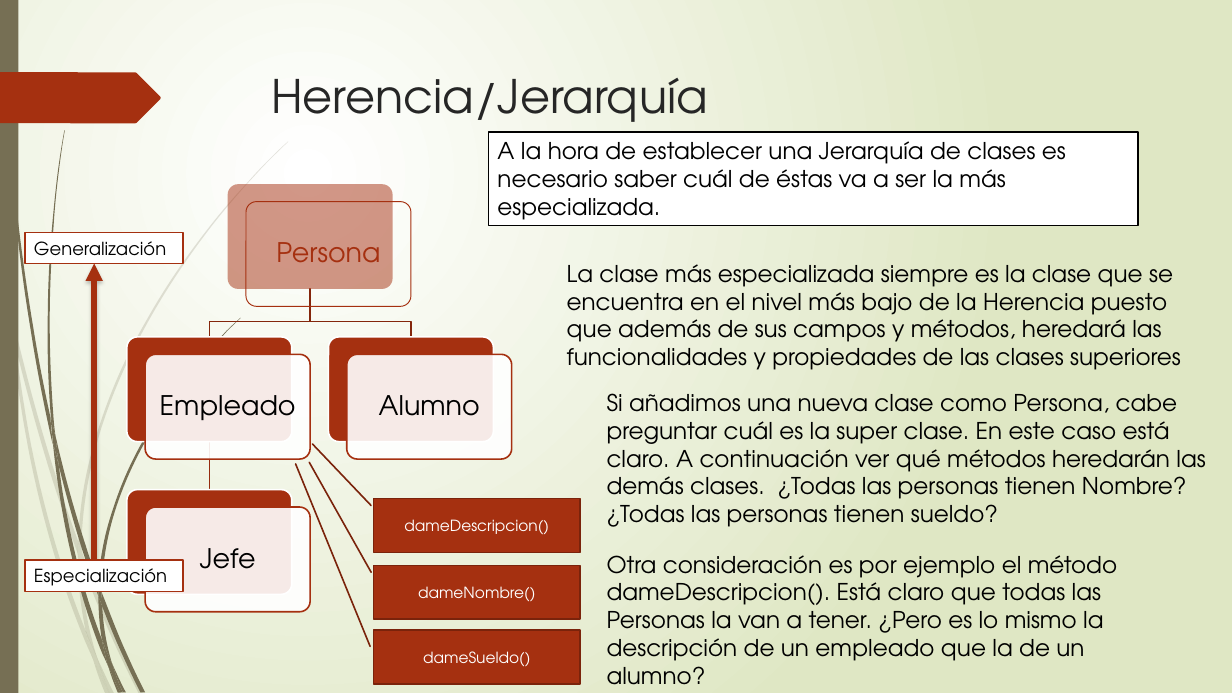
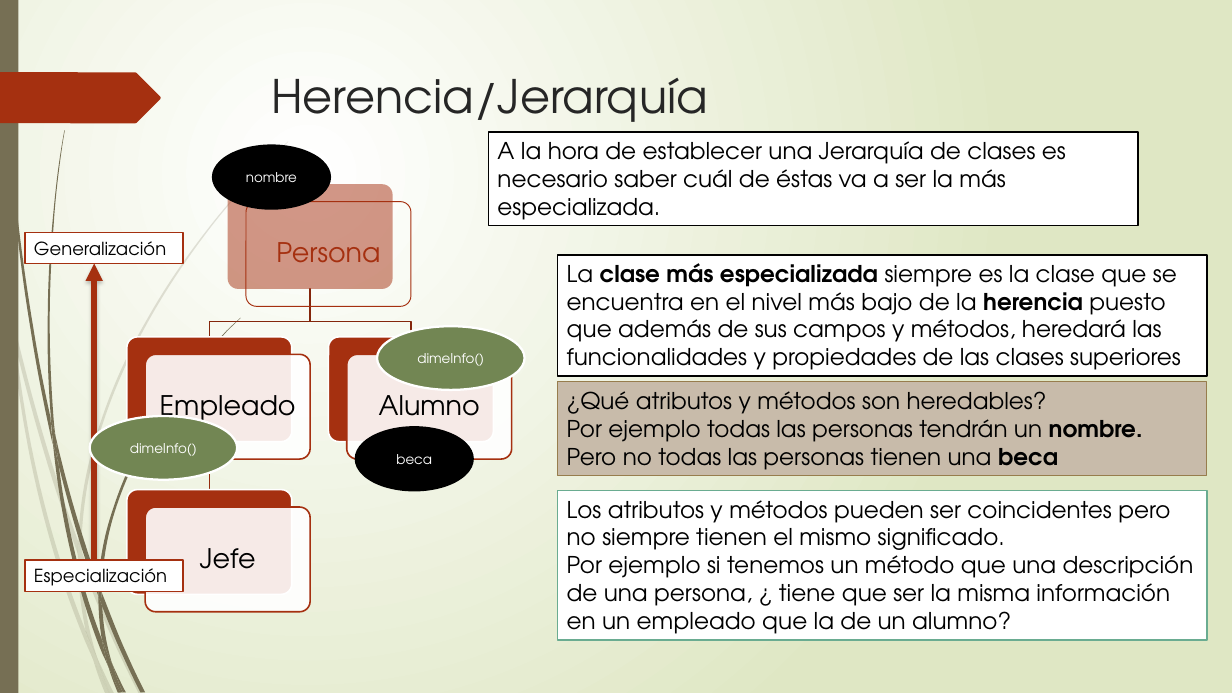
Before and after one commit to webferrol/php, a slide deck: slide 3 of poo/poo_sesion_6/POO_sesion_6.pptx. Drawn at 1232x693 pixels with LibreOffice and Linux fonts; fonts in the diff are those of the drawing. Boxes give left, top, right and bottom in pixels: in the first picture for what was removed or moved away, otherwise in the second. Text is boxed around its words. In the diff, an @@ line names an element or a change of style, - is before the commit and + after.

```diff
--- a/poo/poo_sesion_6/POO_sesion_6.pptx
+++ b/poo/poo_sesion_6/POO_sesion_6.pptx
@@ ellipse added at box(213, 145, 330, 209), fill #000000, outline #000000 1.25 pt, 10.5 pt, text #FFFFFF @@
+nombre
@@ rectangle "La clase más especializada siempre ...": place and size @@
-rectangle "La clase más especializada siempre ..." at box(567, 264, 1181, 370)
+rectangle "La clase más especializada siempre ..." at box(557, 255, 1207, 376)
@@ rectangle "La clase más especializada siempre ..." at box(557, 255, 1207, 376): fill none to #FFFFFF; outline none to #000000 1.25 pt @@
@@ text in rectangle at box(567, 263, 1181, 377): text changed @@
-La clase más especializada siempre es la clase que se encuentra en el nivel más bajo de la Herencia puesto que además de sus campos y métodos, heredará las funcionalidades y propiedades de las clases superiores
+La clase más especializada siempre es la clase que se encuentra en el nivel más bajo de la herencia puesto que además de sus campos y métodos, heredará las funcionalidades y propiedades de las clases superiores
@@ ellipse added at box(377, 326, 525, 390), fill #728653, outline #FFFFFF 1.75 pt, 10.5 pt, text #FFFFFF @@
+dimeInfo()
@@ rectangle added at box(557, 382, 1207, 475), fill #C8BBAA, outline #987D4D 0.75 pt, 18 pt, text #000000 @@
+¿Qué atributos y métodos son heredables?
+Por ejemplo todas las personas tendrán un nombre.
+Pero no todas las personas tienen una beca
@@ ellipse added at box(90, 416, 238, 480), fill #728653, outline #FFFFFF 1.75 pt, 10.5 pt, text #FFFFFF @@
+dimeInfo()
@@ text removed at box(607, 393, 1205, 527) @@
-Si añadimos una nueva clase como Persona, cabe preguntar cuál es la super clase. En este caso está claro. A continuación ver qué métodos heredarán las demás clases. ¿Todas las personas tienen Nombre?¿Todas las personas tienen sueldo?
@@ ellipse added at box(356, 427, 473, 491), fill #000000, outline #000000 1.25 pt, 10.5 pt, text #FFFFFF @@
+beca
@@ border callout removed at box(373, 499, 579, 553) @@
-dameDescripcion()
@@ rectangle "Los atributos y métodos pueden ...": place and size @@
-rectangle "Los atributos y métodos pueden ..." at box(607, 555, 1117, 685)
+rectangle "Los atributos y métodos pueden ..." at box(557, 491, 1207, 640)
@@ rectangle "Los atributos y métodos pueden ..." at box(557, 491, 1207, 640): fill none to #FFFFFF; outline none to #6AAC91 1.25 pt @@
@@ text in rectangle at box(567, 500, 1194, 640): text changed @@
-Otra consideración es por ejemplo el método dameDescripcion(). Está claro que todas las Personas la van a tener. ¿Pero es lo mismo la descripción de un empleado que la de un alumno?
+Los atributos y métodos pueden ser coincidentes pero no siempre tienen el mismo significado.
+Por ejemplo si tenemos un método que una descripción de una persona, ¿ tiene que ser la misma información en un empleado que la de un alumno?
@@ border callout removed at box(373, 566, 579, 619) @@
-dameNombre()
@@ border callout removed at box(373, 630, 579, 684) @@
-dameSueldo()
```
Also in this commit, not shown: 1 other slide changed, 1 slide added, 2 other files.
